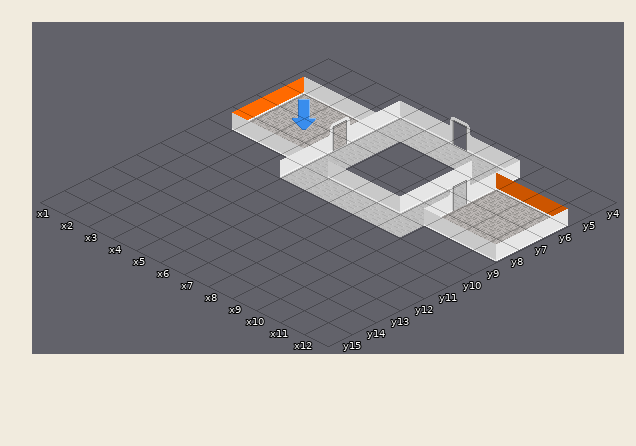
Tiled map: Tiled/Map2.tmx. Above: the version before the commit.
Cells are 48x24 px. Isometric: x runs down to the right, y down to the left. Shown: x 1..12, y 4..15.
The result:
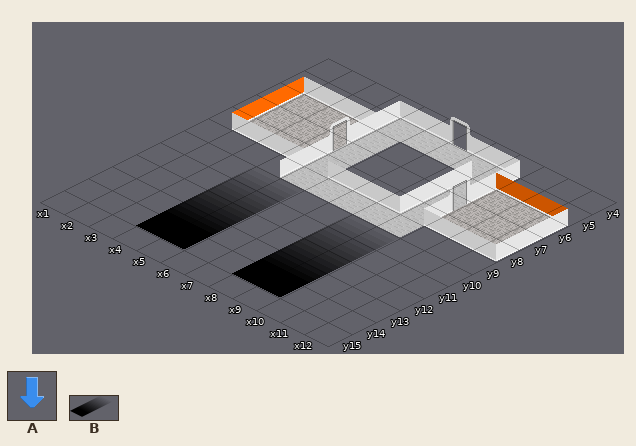
Key: from "Overlays": A 2 "GoalArrow", B 12 "GuardExit_South".
_ is an empty cell.
Difference:
{"where": "layer \"Overlays\""}
{"y":7,"x":3,"old":"A","new":"_"}
{"y":15,"x":5,"old":"_","new":"B"}
{"y":15,"x":9,"old":"_","new":"B"}
{"label":"removed","picture_box":[292,99,316,130]}
{"label":"added","picture_box":[136,169,394,297]}
